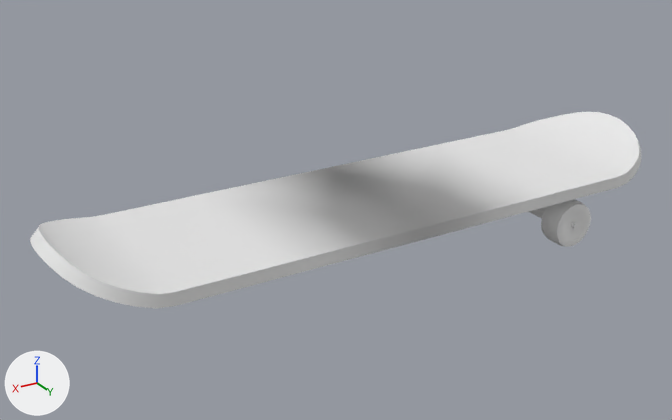
One commit to the FBX model Assets/fbx/skateboard.fbx: the scene before it, then after it.
Both versions are drawn from a 50 mm lens placed at (5.29, 8.0, 4.0), pointed at (0.35, -0.23, -0.12). Lighting does not change. The marker at lower left points along +X, +Y and +Z. Where no turn or scale is listed for an object, it has been applied to the vertices. Vertices at the same position are counted once.

Names of what the first picture shows: 'board', 'suspension', 'wheel'.
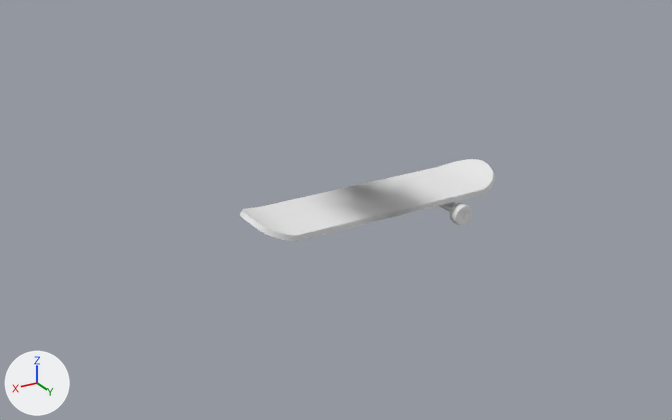
Where the newer file only moved an object's origin or applied its transform, the numbers keep the older frame.

Patch to the scene script:
```diff
--- a/Assets/fbx/skateboard.fbx.py
+++ b/Assets/fbx/skateboard.fbx.py
@@ me_mesh @@
 me_mesh.from_pydata(...)  # 88 vertices, 89 faces; spans x -3.7..3.7, y -1.0..1.0, z -0.07..0.41
 # used by ob_board; location = (0.0, 0.0, 0.0)
+# me_mesh part 1: the whole mesh is scaled about the mesh origin by 0.429
 me_mesh.materials.append(mat_material)
@@ me_mesh_002 @@
 me_mesh_002.from_pydata(...)  # 832 vertices, 768 faces; spans x -0.28..0.28, y -0.143..0.143, z -0.28..0.28
 # used by ob_wheel; location = (-2.217, 0.768, -0.469)
+# me_mesh_002 part 2: the whole mesh is scaled about its middle by 0.429, then moved by (1.323, -0.329, 0.269)
@@ ob_suspension @@
 ob_suspension = bpy.data.objects.new('suspension', me_cube_002)
-ob_suspension.location = (-2.213, 0.001, -0.241)
+ob_suspension.location = (-0.893, 0.11, -0.102)
```

What differs and where, as boxes (x1, y1, x2, y2) in the pictures (672 x 420 px):
'board', mesh rescaled (58% narrower, 58% shorter): before (30, 112, 641, 309); after (239, 159, 495, 241)
'wheel', mesh rescaled (55% narrower, 53% shorter): before (541, 199, 591, 247); after (450, 203, 472, 225)
'suspension', moved: before (529, 207, 547, 218); after (439, 202, 456, 212)
